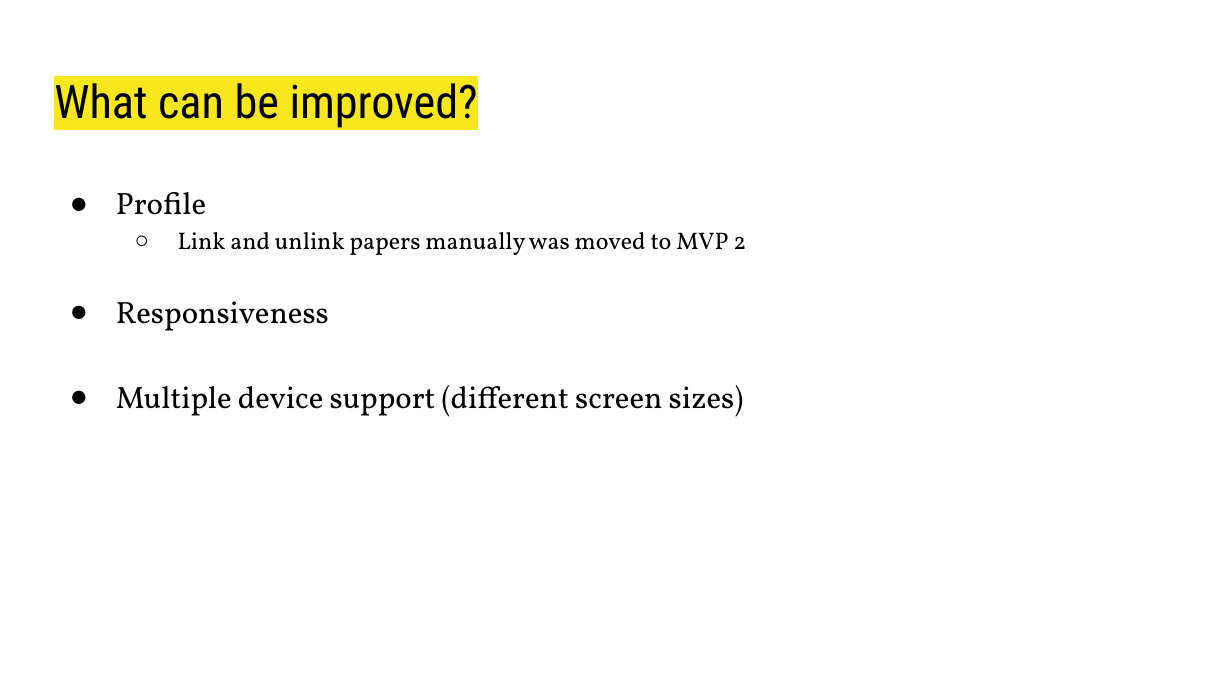
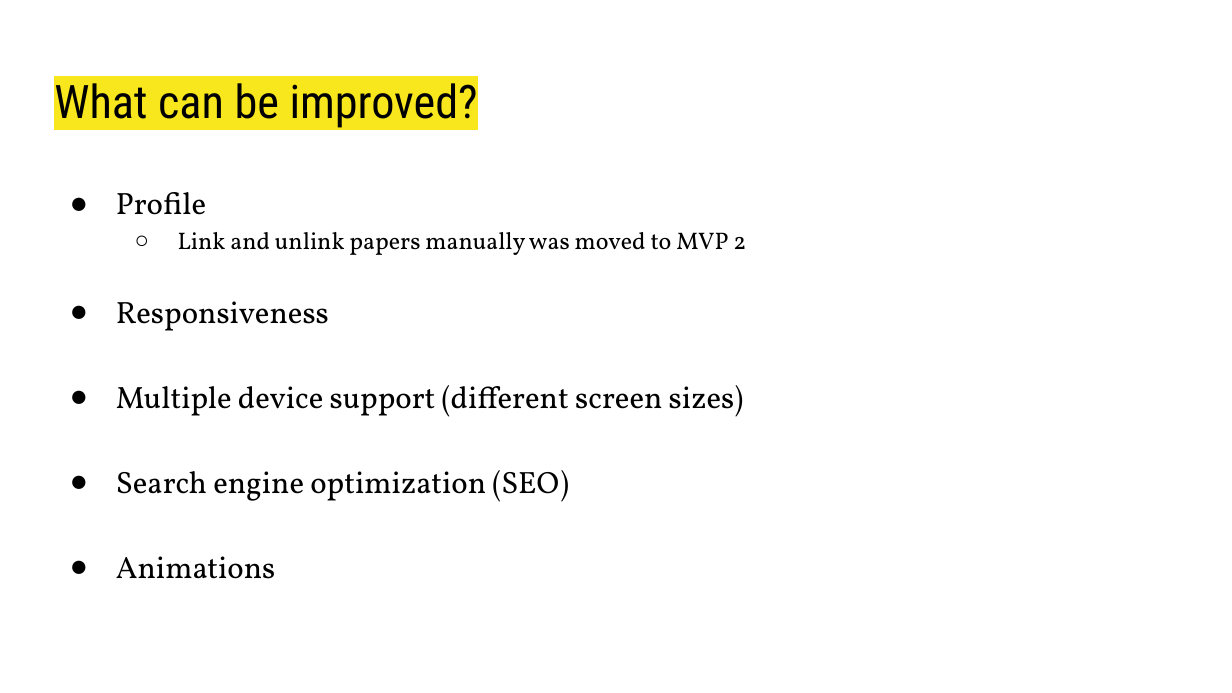
Before and after one commit to SnapPapers/Engineering-and-Humanities-SIG, a slide deck: slide 6 of Designing/Demonstrations and presentations for client/2024-04-12 Website demonstration.pptx. Drawn at 1232x693 pixels with LibreOffice and Linux fonts; fonts in the diff are those of the drawing. Boxes give left, top, right and bottom in pixels: in the first picture for what was removed or moved away, otherwise in the second. Text is boxed around its words. In the diff, an @@ line names an element or a change of style, - is before the commit and + after.

```diff
--- a/Designing/Demonstrations and presentations for client/2024-04-12 Website demonstration.pptx
+++ b/Designing/Demonstrations and presentations for client/2024-04-12 Website demonstration.pptx
@@ text at box(116, 470, 569, 579): paragraphs added @@
+● Search engine optimization (SEO)
+● Animations
```
Also in this commit, not shown: 3 other slides changed.
